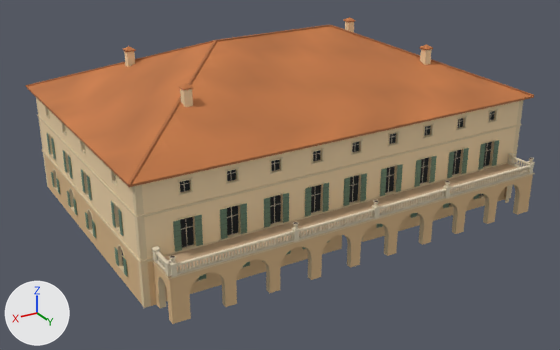
One commit to the glTF model games/yorimichi/assets/belmonte/meshes/SM_BM_BHip_Salon.glb: the scene before it, then after it.
One viewpoint serves both versions: a 50 mm lens placed at (41.3, 69.9, 36.6), pointed at (1.4, 3.4, 3.3). The axes (+X, +Y, +Z) are drawn at lower left. The lights are the same throughout. The first picture is the older version. Vertices at exactly the same position are counted once.

In view in the first picture: 'SM_BM_BHip_Salon'.
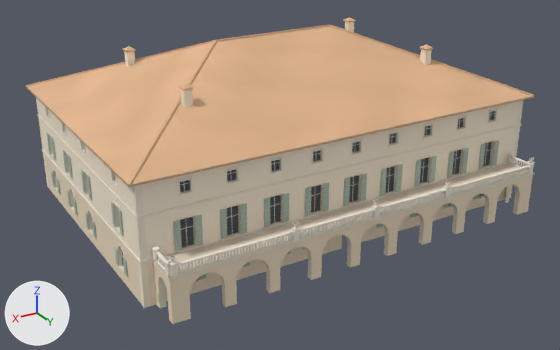
Changed parts and their boxes [x1, y1, x2, y2] in the pictures (560 x 350 px):
part 1 of me_sm_bhip_salon, recoloured (lighter)
    both: [26, 17, 535, 324]

The change in detail:
me_sm_bhip_salon has 21308 vertices, 29805 faces and spans x -22.8..22.8, y -15.8..18.6, z -0.3..18.2.
me_sm_bhip_salon is used by ob_sm_bm_bhip_salon; location (0.0, 0.0, 0.0).
me_sm_bhip_salon part 1: 29805 faces centred in x -22.7..22.7, y -15.7..18.6, z -0.3..18.2 are repainted in the vertex colours; the middle colour goes from beige #dec9a3 to pale yellow #f0e6d1.
